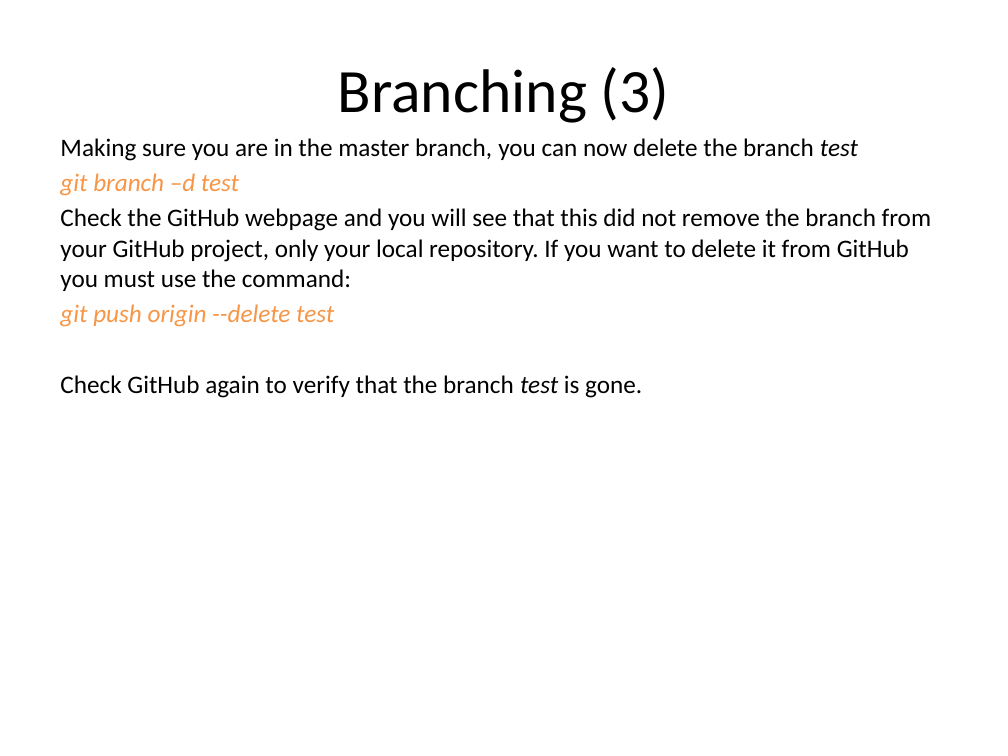
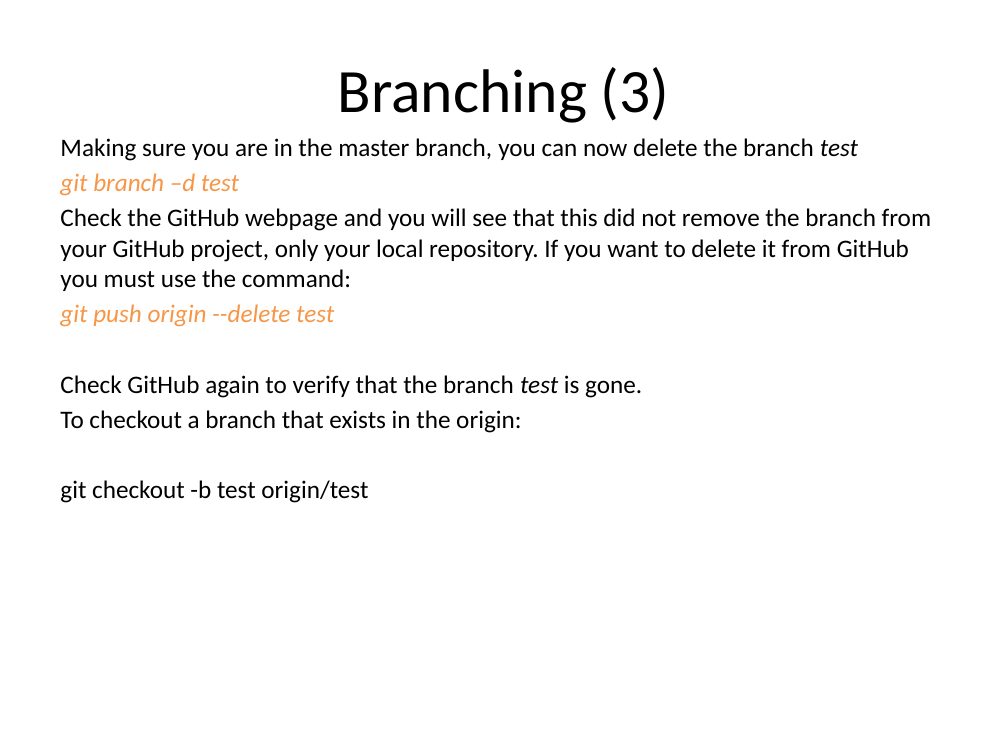
Before and after one commit to cgrandin/git-workshop, a slide deck: slide 15 of GIT.pptx. Drawn at 1008x756 pixels with LibreOffice and Linux fonts; fonts in the diff are those of the drawing. Boxes give left, top, right and bottom in pixels: in the first picture for what was removed or moved away, otherwise in the second. Text is boxed around its words. In the diff, an @@ line names an element or a change of style, - is before the commit and + after.

Commit message:
Added information on merging particular branches with remotes branches

```diff
--- a/GIT.pptx
+++ b/GIT.pptx
@@ text at bbox=[60, 410, 521, 503]: paragraphs added @@
+To checkout a branch that exists in the origin:
+git checkout -b test origin/test
```
Also in this commit, not shown: 1 other slide changed, 2 other files.
